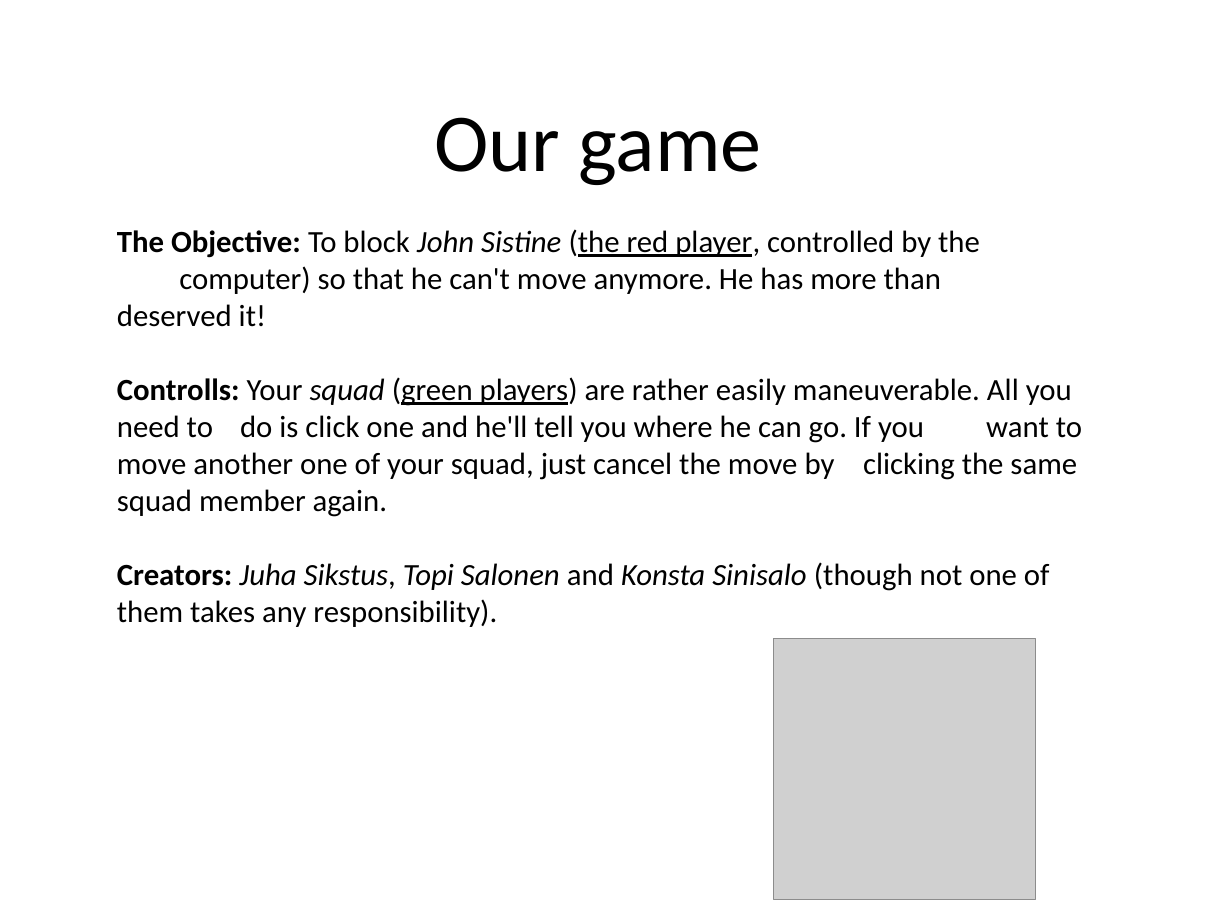
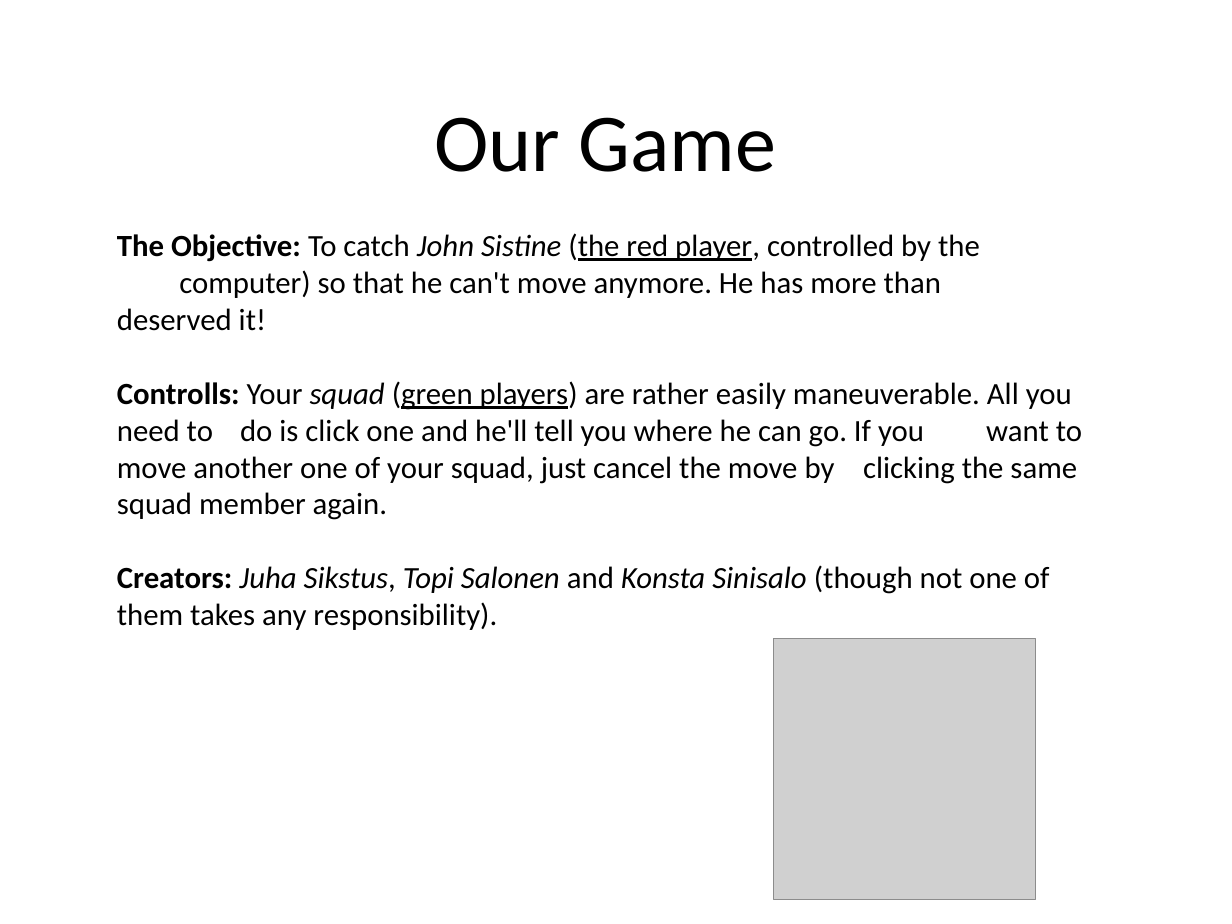
Before and after one commit to Siksjuh/Blocker, a slide deck: slide 3 of BlockerPresentation.pptx. Drawn at 1232x924 pixels with LibreOffice and Linux fonts; fonts in the diff are those of the drawing; grey boxes stand for pictures. Boxes give left, top, right and bottom in pixels: in the first picture for what was removed or moved away, otherwise in the second. Text is boxed around its words. In the diff, an @@ line names an element or a change of style, - is before the commit and + after.

```diff
--- a/BlockerPresentation.pptx
+++ b/BlockerPresentation.pptx
@@ text at [434, 117, 776, 172]: text changed @@
-Our game
+Our Game
@@ text at [117, 233, 980, 331]: text changed @@
-The Objective: To block John Sistine (the red player, controlled by the computer) so that he can't move anymore. He has more than deserved it!
+The Objective: To catch John Sistine (the red player, controlled by the computer) so that he can't move anymore. He has more than deserved it!
```
Also in this commit, not shown: 4 slides added.
